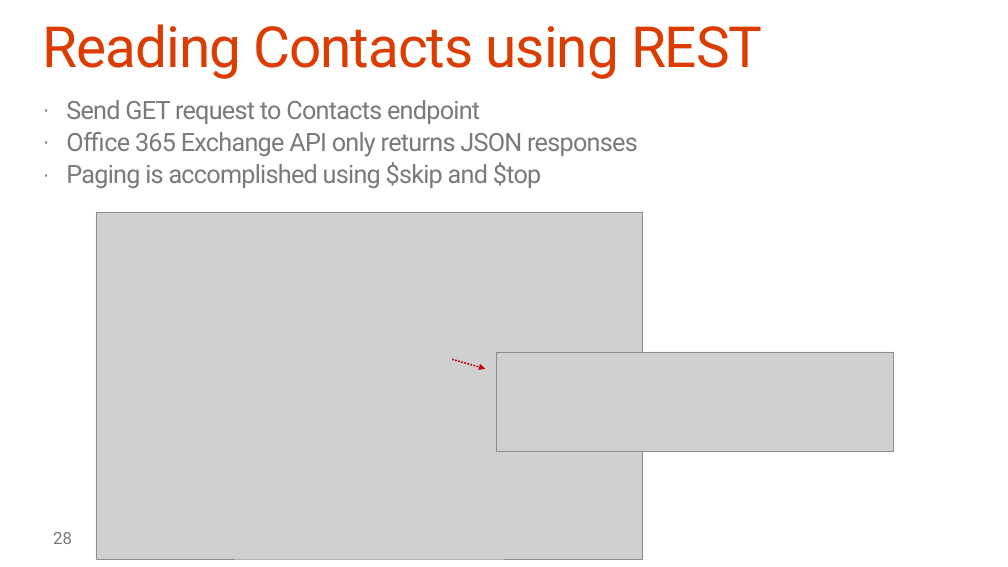
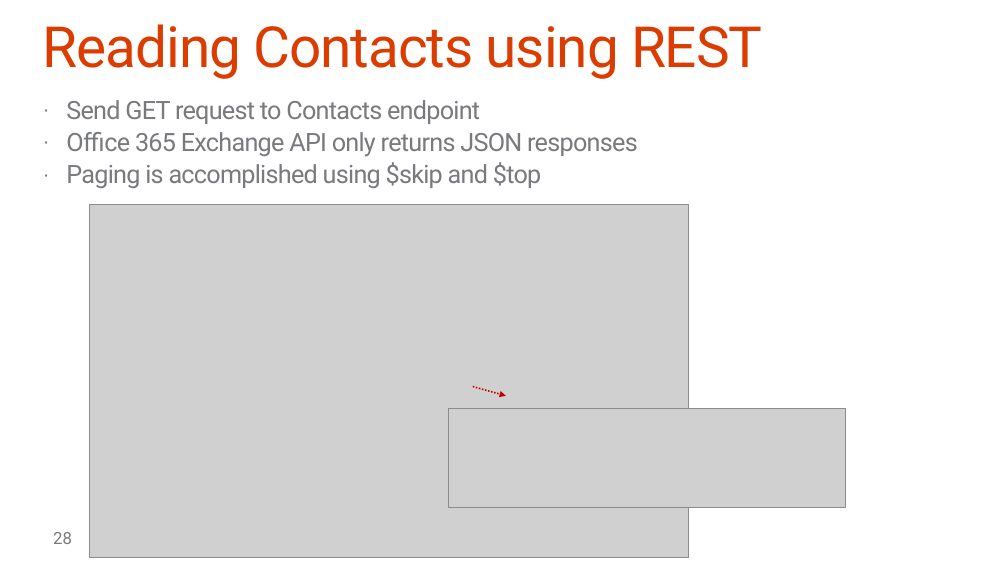
Before and after one commit to fabbbiob/TrainingContent, a slide deck: slide 28 of O3653-2 Deep Dive into Office 365 APIs for Calendar, Mail, and Contacts/O3653-2 Deep Dive into Office 365 APIs for Calendar, Mail, and Contacts.pptx. Drawn at 1008x567 pixels with LibreOffice and Linux fonts; fonts in the diff are those of the drawing; grey boxes stand for pictures; background and template pictures are left out. Boxes give left, top, right and bottom in pixels: in the first picture for what was removed or moved away, otherwise in the second. Text is boxed around its words. In the diff, an @@ line names an element or a change of style, - is before the commit and + after.

Commit message:
updated deck with RTM code snippets & correct REST URL paths

```diff
--- a/O3653-2 Deep Dive into Office 365 APIs for Calendar, Mail, and Contacts/O3653-2 Deep Dive into Office 365 APIs for Calendar, Mail, and Contacts.pptx
+++ b/O3653-2 Deep Dive into Office 365 APIs for Calendar, Mail, and Contacts/O3653-2 Deep Dive into Office 365 APIs for Calendar, Mail, and Contacts.pptx
@@ picture: place and size @@
-picture at <box>96,212,643,560</box>
+picture at <box>89,205,688,558</box>
@@ arrow moved from (452, 359) - (485, 369) to (473, 386) - (506, 396) @@
@@ picture: place and size @@
-picture at <box>496,352,894,451</box>
+picture at <box>448,409,846,508</box>
```
Also in this commit, not shown: 14 other slides changed.
